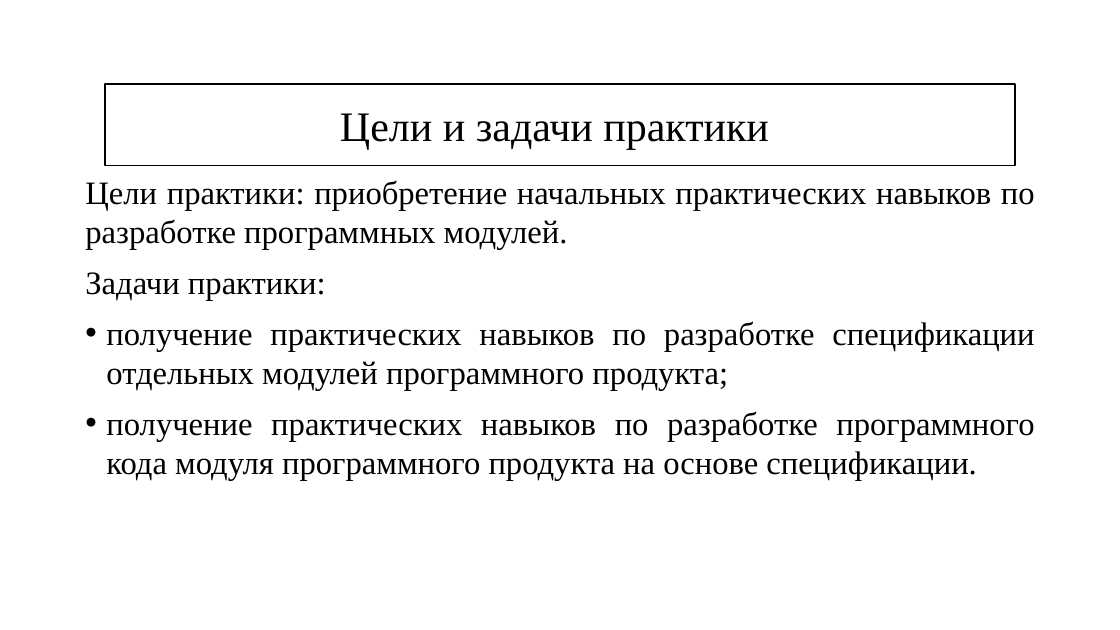
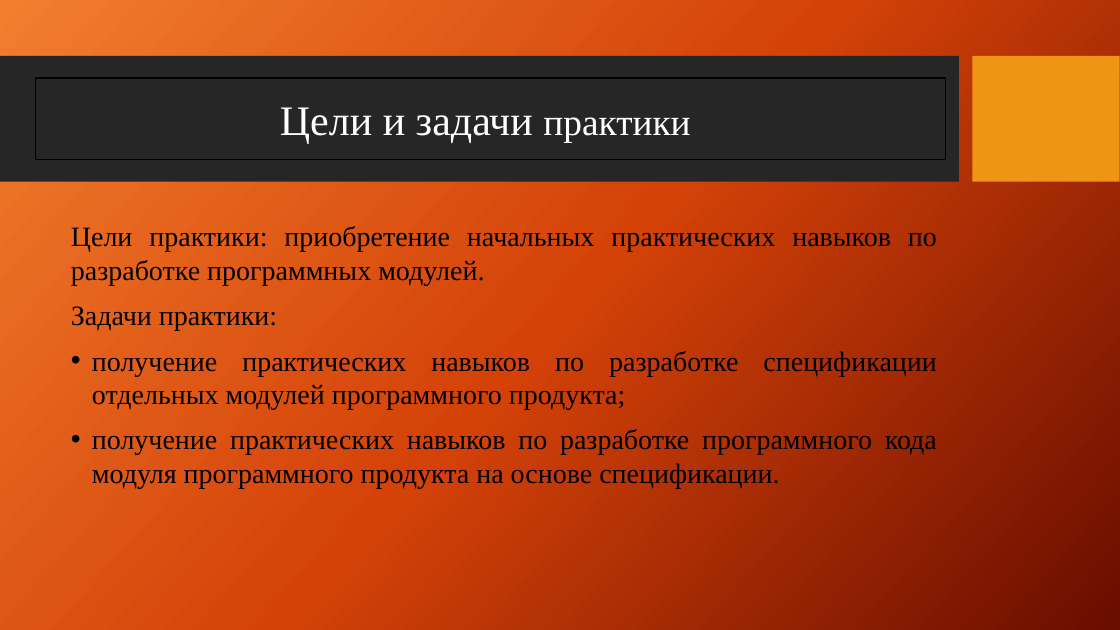
Before and after one commit to UlianovNikita/practic, a slide deck: slide 3 of Презентация по практике.pptx. Drawn at 1120x630 pixels with LibreOffice and Linux fonts; fonts in the diff are those of the drawing; background and template pictures are left out. Boxes give left, top, right and bottom in pixels: in the first picture for what was removed or moved away, otherwise in the second. Text is boxed around its words. In the diff, an @@ line names an element or a change of style, - is before the commit and + after.

```diff
--- a/Презентация по практике.pptx
+++ b/Презентация по практике.pptx
@@ background #FFFFFF to picture (left out) @@
@@ rectangle added at <box>0,56,959,182</box>, fill #262626 @@
@@ rectangle added at <box>973,56,1120,182</box>, fill #F09415 @@
@@ rectangle "Цели и задачи практики": place and size @@
-rectangle "Цели и задачи практики" at <box>105,84,1015,166</box>
+rectangle "Цели и задачи практики" at <box>35,78,945,160</box>
@@ rectangle "Цели и задачи практики" at <box>35,78,945,160</box>: size 36 to 32 pt in "практики"; text colour #000000 to #FFFFFF; fill #FFFFFF to none @@
@@ text "Цели практики: приобретение начальных практических ...": place and size @@
-text "Цели практики: приобретение начальных практических ..." at <box>85,180,1035,481</box>
+text "Цели практики: приобретение начальных практических ..." at <box>71,226,937,489</box>
@@ text "Цели практики: приобретение начальных практических ..." at <box>71,226,937,489</box>: size 28 to 24 pt @@
```
Also in this commit, not shown: 17 other slides changed.
